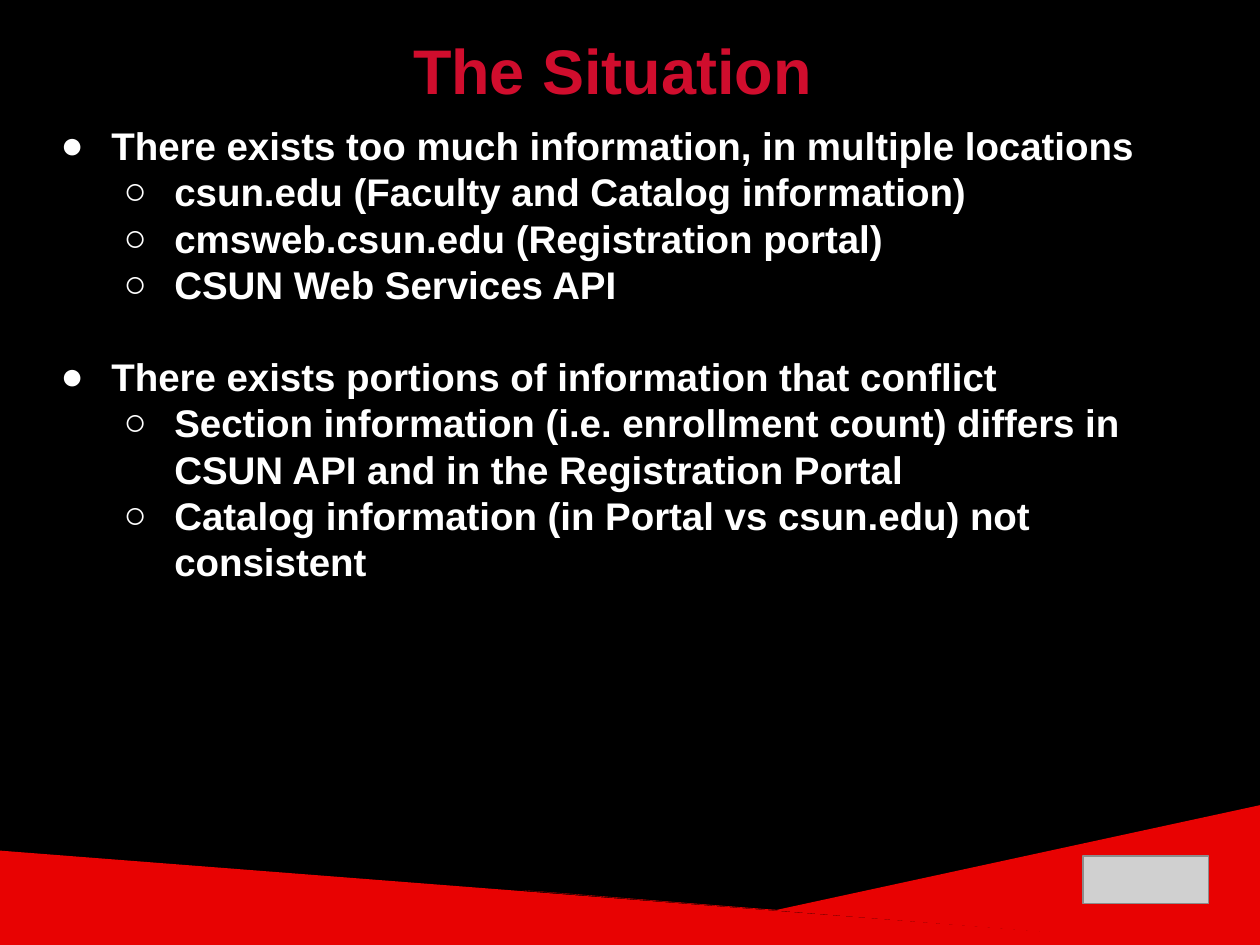
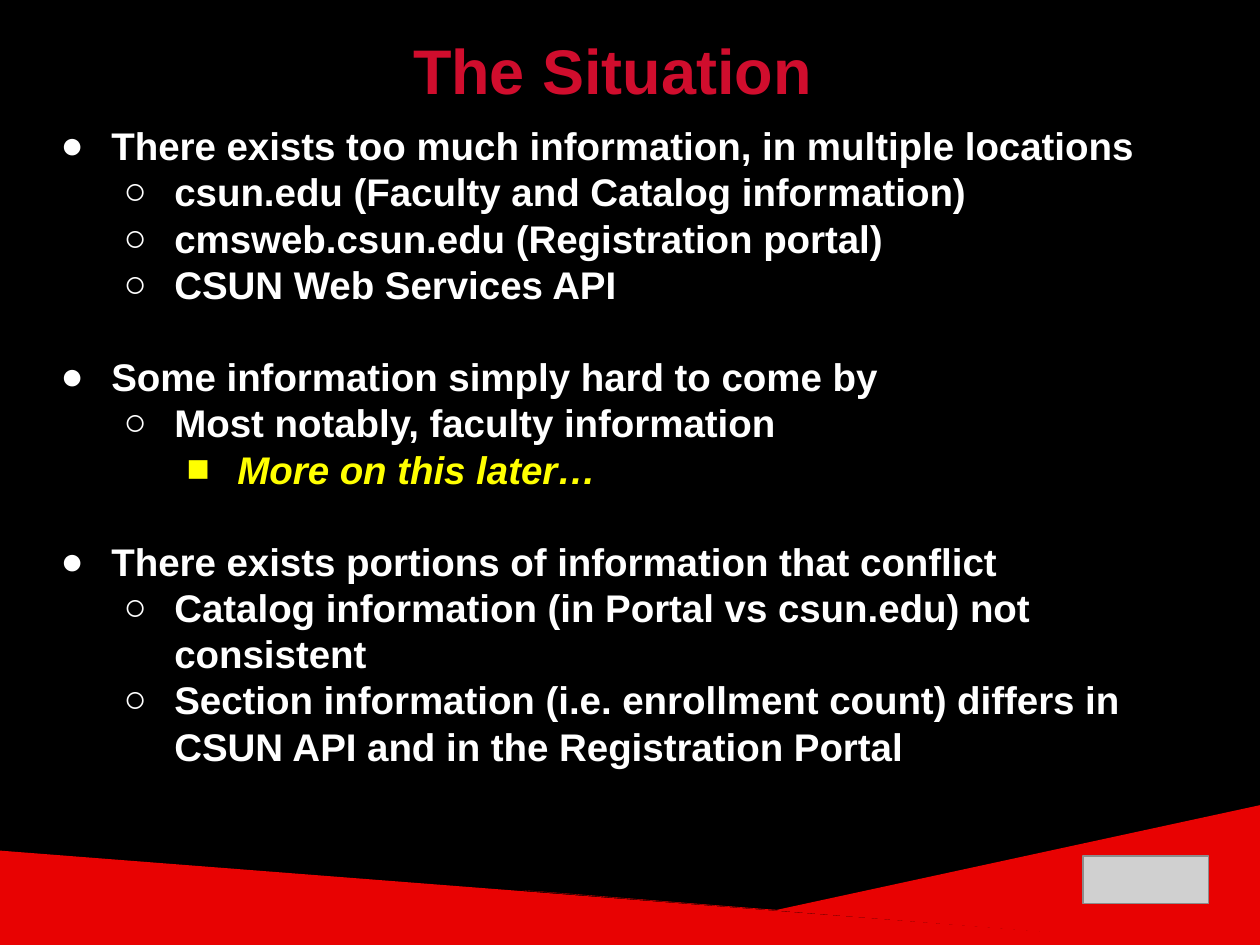
Before and after one commit to ckjarmon/CSUN-Dashboard, a slide deck: slide 3 of documentation/presentations/White Volley Girls - Final Project Presentation (Season 2).pptx. Drawn at 1260x945 pixels with LibreOffice and Linux fonts; fonts in the diff are those of the drawing; grey boxes stand for pictures. Boxes give left, top, right and bottom in pixels: in the first picture for what was removed or moved away, otherwise in the second. Text is boxed around its words. In the diff, an @@ line names an element or a change of style, - is before the commit and + after.

```diff
--- a/documentation/presentations/White Volley Girls - Final Project Presentation (Season 2).pptx
+++ b/documentation/presentations/White Volley Girls - Final Project Presentation (Season 2).pptx
@@ text at box(111, 363, 878, 485): paragraphs added @@
+● Some information simply hard to come by
+  ○ Most notably, faculty information
+    ■ More on this later…
@@ text at box(174, 502, 1030, 577): paragraph removed @@
-  ○ Catalog information (in Portal vs csun.edu) not consistent
@@ text at box(174, 594, 1030, 669): paragraph added @@
+  ○ Catalog information (in Portal vs csun.edu) not consistent
```
Also in this commit, not shown: 5 other slides changed, 3 slides added, 1 slide removed, 3 other files.
